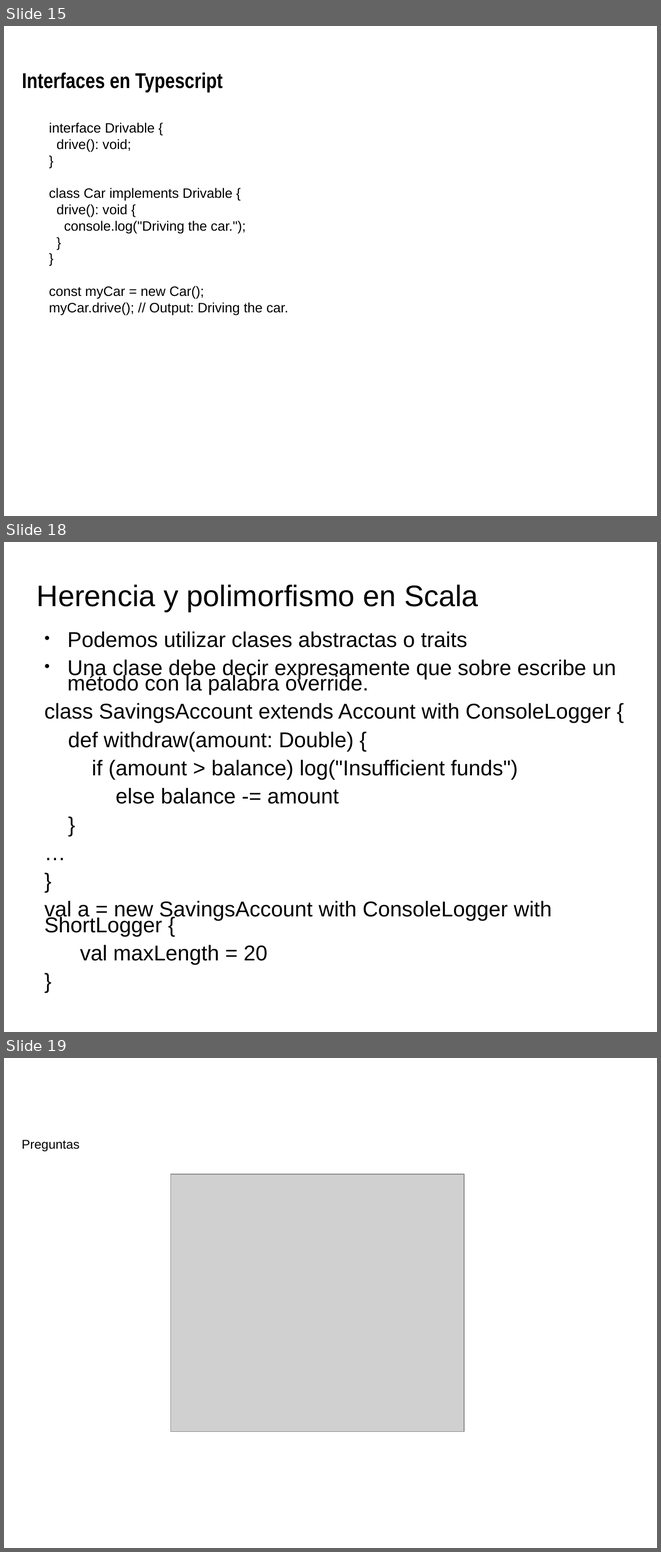
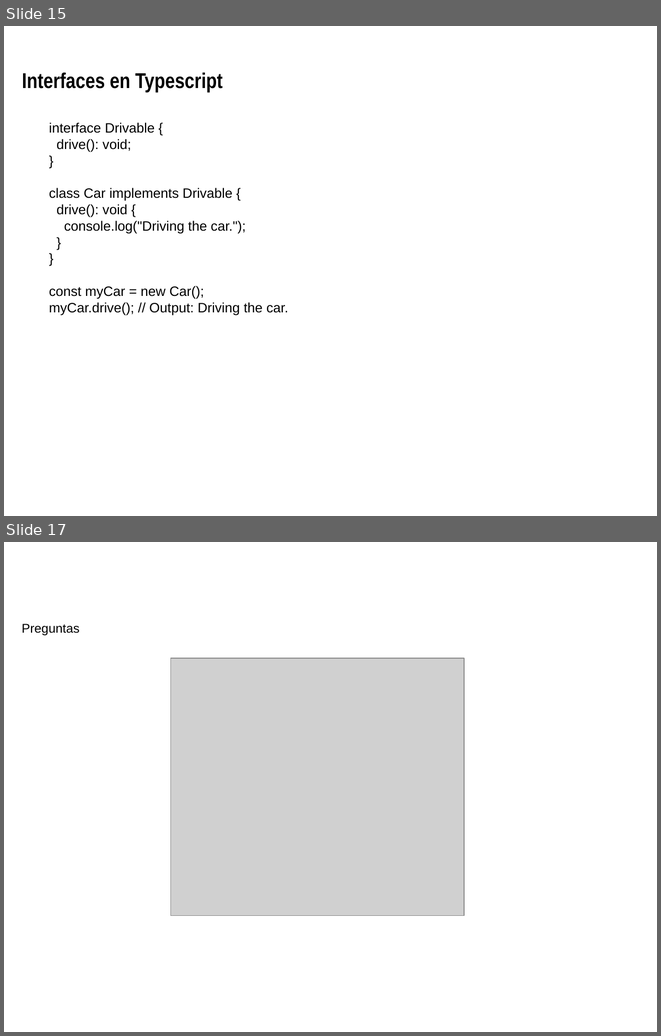
Before and after one commit to Agustin-Nicolas-Torres/paradigmaUAP2025, a slide deck: objetos/poo_2.odp. Shown one above the other, each under a label of ours: slides 15, 18 and 19 before the commit, slides 15 and 17 after it; the slides between them are not shown. The pictures are 661x1552 and 661x1036 pixels, drawn with LibreOffice and Linux fonts; fonts in the diff are those of the drawing; grey boxes stand for pictures; background and template pictures are left out. Boxes give left, top, right and bottom in pixels: in the first picture for what was removed or moved away, otherwise in the second. Text is boxed around its words. In the diff, an @@ line names an element or a change of style, - is before the commit and + after.

Commit message:
clase 2

```diff
--- a/objetos/poo_2.odp
+++ b/objetos/poo_2.odp
@@ slide 18 removed at box(4, 542, 657, 1032), background picture (left out) @@
@@ text removed at box(37, 584, 478, 611) @@
-Herencia y polimorfismo en Scala
@@ text removed at box(44, 631, 616, 964) @@
-● Podemos utilizar clases abstractas o traits
-● Una clase debe decir expresamente que sobre escribe un método con la palabra override.
-class SavingsAccount extends Account with ConsoleLogger {
-def withdraw(amount: Double) {
-if (amount > balance) log("Insufficient funds")
-else balance -= amount
-}
-…
-}
-val a = new SavingsAccount with ConsoleLogger with ShortLogger {
-val maxLength = 20
-}
@@ what was slide 19 is now slide 17 @@
```
Also in this commit, not shown: 3 slides changed, 2 slides added, 3 other slides removed, 4 other files.
